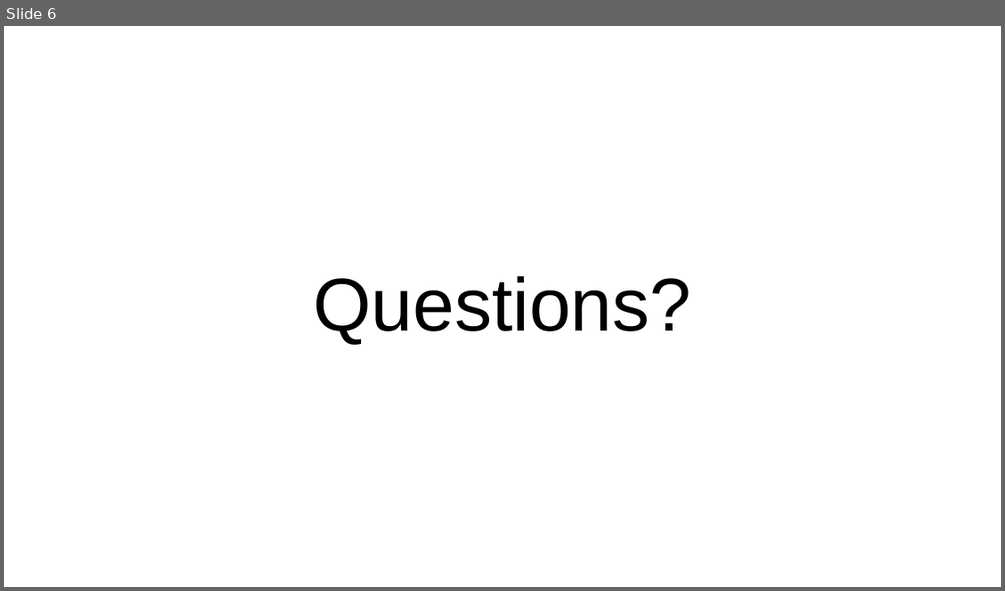
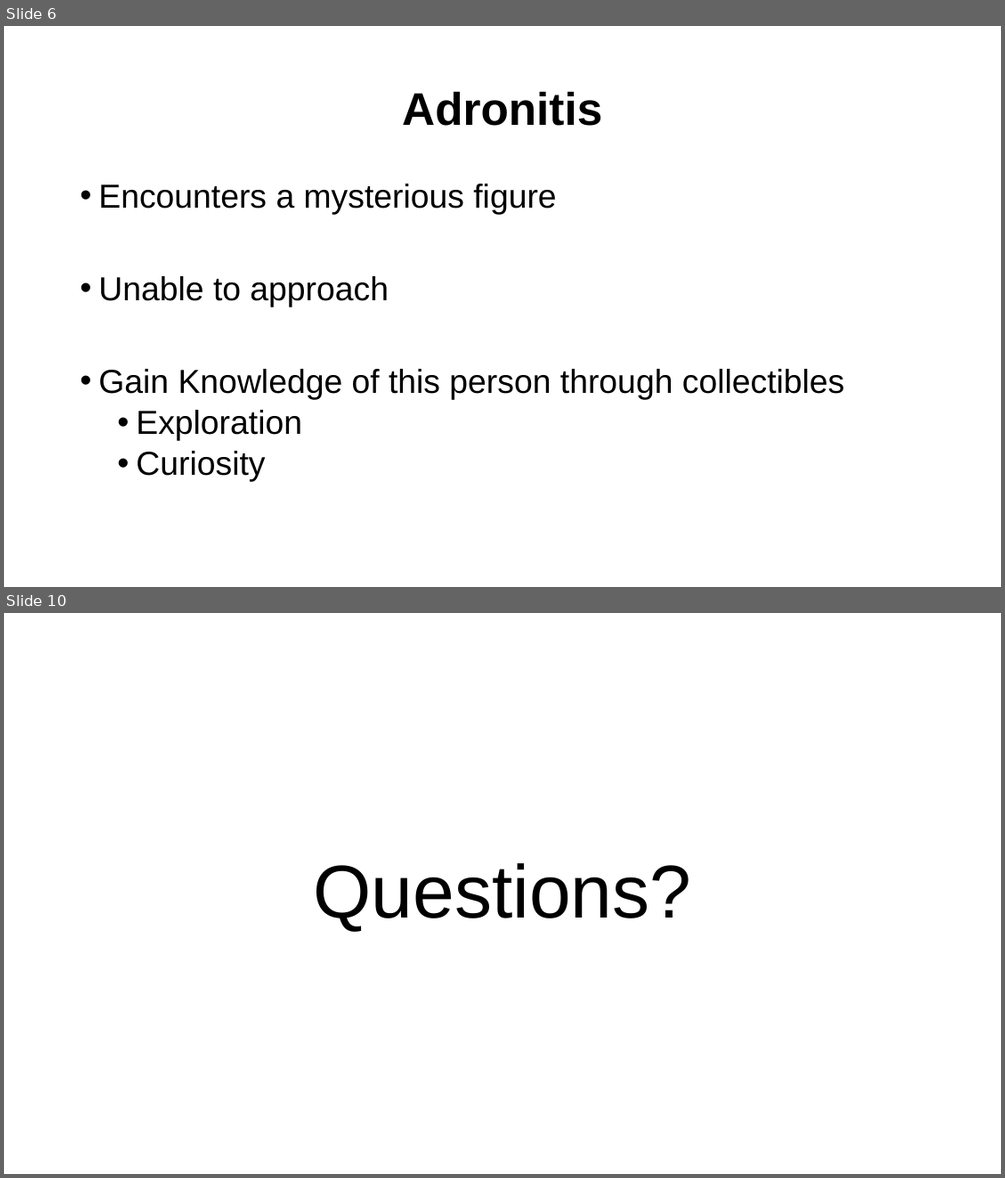
Before and after one commit to UoSGamesGroups/first-semester-group-1, a slide deck: L4_5 - Group 1/Research/Group 1 Presentation.pptx. Shown one above the other, each under a label of ours: slide 6 before the commit, slides 6 and 10 after it; the slides between them are not shown. The pictures are 1005x591 and 1005x1178 pixels, drawn with LibreOffice and Linux fonts; fonts in the diff are those of the drawing. Boxes give left, top, right and bottom in pixels: in the first picture for what was removed or moved away, otherwise in the second. Text is boxed around its words. In the diff, an @@ line names an element or a change of style, - is before the commit and + after.

```diff
--- a/L4_5 - Group 1/Research/Group 1 Presentation.pptx
+++ b/L4_5 - Group 1/Research/Group 1 Presentation.pptx
@@ slide 6 added at bbox=[4, 26, 1001, 587], background #FFFFFF @@
@@ title added at bbox=[402, 91, 602, 126], 44 pt, text #000000, bold @@
+Adronitis
@@ text added at bbox=[98, 184, 845, 482], 32 pt, text #000000 @@
+• Encounters a mysterious figure
+• Unable to approach
+• Gain Knowledge of this person through collectibles
+  • Exploration
+  • Curiosity
@@ what was slide 6 is now slide 10 @@
```
Also in this commit, not shown: 3 slides changed, 5 other slides added, 2 slides removed.
